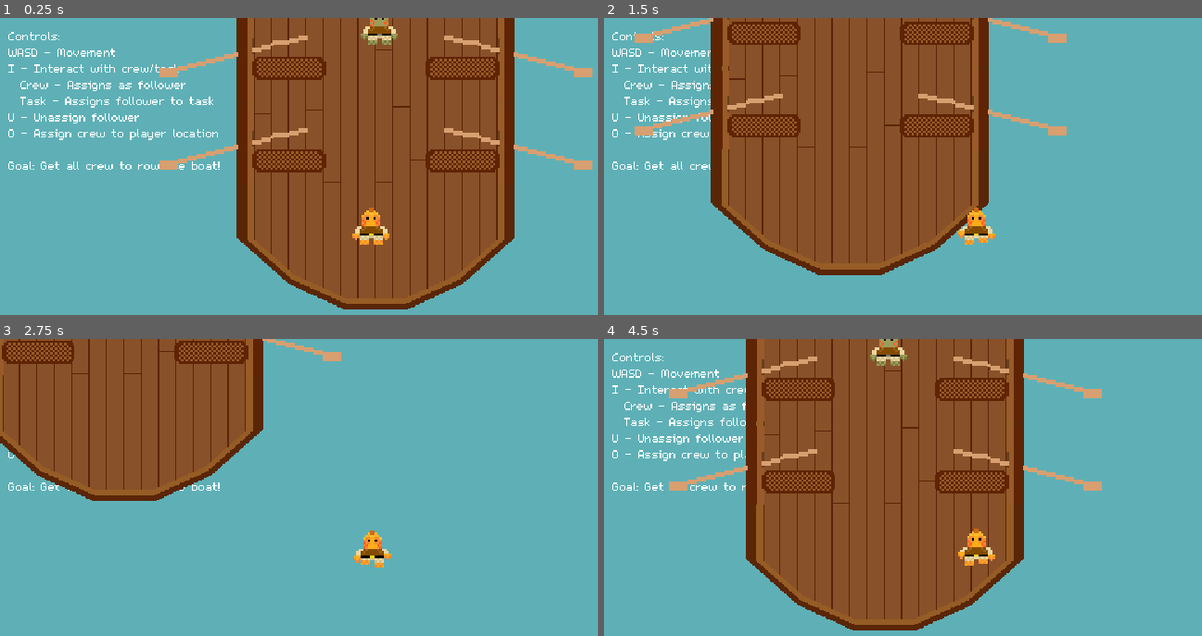
Above: before the commit, frames 1-4 (two rows, left to right).
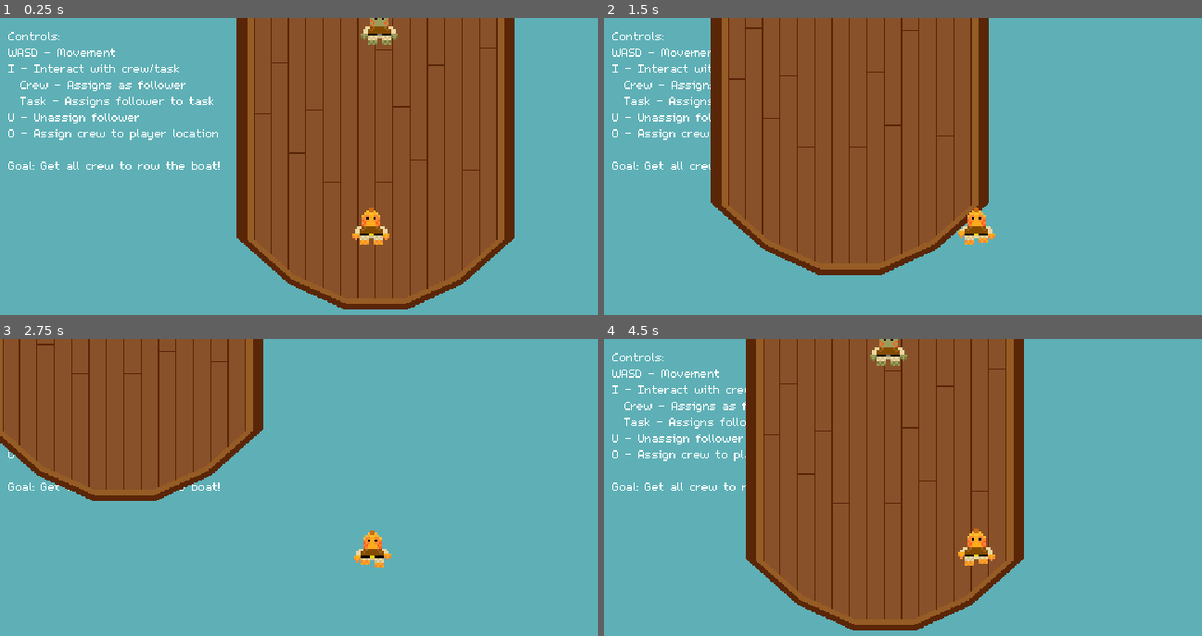
Above: after the commit, the same moments.

Repository: Splashy-Inc/splish-splashisson
Game: Godot game, scene res://Scenes/playground.tscn
The game is run twice, just before and just after one commit, with the same random seed, the same clock (stepped at 60 frames per second) and the same inputs.
Inputs:
- Up to frame 1 (0.25 s): no input
- Up to frame 2 (1.5 s): tap Enter at 0.5 s; hold D (right) 0.53-1.28 s; tap I (interact) at 0.6 s; hold S (down) from 1.28 s (still down); tap O (location) at 1.35 s
- Up to frame 3 (2.75 s): release S (down) at 2.03 s; hold D (right) from 2.03 s (still down); tap I (interact) at 2.1 s
- Up to frame 4 (4.5 s): release D (right) at 2.78 s; hold W (up) 2.78-3.53 s; tap O (location) at 2.85, 4.35 s; hold A (left) from 3.53 s (still down); tap I (interact) at 3.6 s

The runs differ from the first frame. In frame 1, 3.8% of the frame differs, in the area x 26-100%, y 5-53%; in frame 2, 3.7%; in frame 3, 1.4%; in frame 4, 4.1%, in the area x 10-84%, y 0-56%.

Commit message:
Get boat generation working for 1 deck length

Diff:
--- /dev/null
+++ b/Scenes/boat.gd
@@ -0,0 +1,25 @@
+extends Node2D
+
+# Number of deck segments
+@export var deck_length: int
+@export var deck_scene: PackedScene
+
+# Tasks that should be filled into the deck segments
+@export var deck_tasks: Array[Globals.Task_type]
+
+# Called when the node enters the scene tree for the first time.
+func _ready() -> void:
+	_generate_boat()
+
+# Called every frame. 'delta' is the elapsed time since the previous frame.
+func _process(delta: float) -> void:
+	pass
+
+func _generate_boat():
+	# Generate each deck segment
+	var deck_tasks_to_place = deck_tasks
+	for i in deck_length:
+		var new_deck_segment = deck_scene.instantiate()
+		var tasks = deck_tasks.slice(0, 4)
+		new_deck_segment.initialize(tasks)
+		$DeckSlot.add_child(new_deck_segment)
--- a/Scenes/boat.tscn
+++ b/Scenes/boat.tscn
@@ -1,10 +1,15 @@
-[gd_scene load_steps=4 format=3 uid="uid://ptto4146phwg"]
+[gd_scene load_steps=5 format=3 uid="uid://ptto4146phwg"]
 
 [ext_resource type="PackedScene" uid="uid://c0wkpqqx3mqf0" path="res://Scenes/bow.tscn" id="1_17osx"]
+[ext_resource type="Script" path="res://Scenes/boat.gd" id="1_c5j0p"]
 [ext_resource type="PackedScene" uid="uid://ccika7v5l27ew" path="res://Scenes/deck.tscn" id="2_kxpgr"]
 [ext_resource type="PackedScene" uid="uid://rdtpfywwpj45" path="res://Scenes/stern.tscn" id="3_701t0"]
 
 [node name="Boat" type="Node2D"]
+script = ExtResource("1_c5j0p")
+deck_length = 1
+deck_scene = ExtResource("2_kxpgr")
+deck_tasks = Array[int]([0, 0, 0, 0])
 
 [node name="BowSlot" type="Node2D" parent="."]
 position = Vector2(0, -120)
@@ -13,8 +18,6 @@
 
 [node name="DeckSlot" type="Node2D" parent="."]
 
-[node name="Deck" parent="DeckSlot" instance=ExtResource("2_kxpgr")]
-
 [node name="SternSlot" type="Node2D" parent="."]
 position = Vector2(0, 120)
 
--- a/Scenes/deck.gd
+++ b/Scenes/deck.gd
@@ -4,6 +4,25 @@
 
 # Called when the node enters the scene tree for the first time.
 func _ready() -> void:
+	_set_up_tasks()
+
+# Called every frame. 'delta' is the elapsed time since the previous frame.
+func _process(delta: float) -> void:
+	pass
+
+func initialize(tasks_to_place: Array[Globals.Task_type]):
+	tasks = tasks_to_place
+	_set_up_tasks()
+
+func _set_up_tasks():
+	# Clear tasks
+	for slot in $Tasks.get_children():
+		for task in slot.get_children():
+			if task is Task:
+				task.set_worker(null)
+			task.queue_free()
+
+	# Generate and place new tasks
 	for task in tasks:
 		var new_task = Globals.generate_task(task)
 		if new_task is Task:
@@ -18,7 +37,3 @@
 		else:
 			print("Scene in task array is not a Task type scene, skipping this one and freeing orphan node: ", new_task)
 			new_task.free()
-
-# Called every frame. 'delta' is the elapsed time since the previous frame.
-func _process(delta: float) -> void:
-	pass
